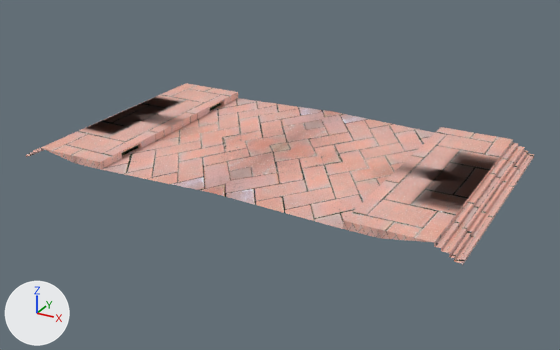
An edit to the OBJ model Project/models/road/road.obj, drawn before and after from the same camera.
Both versions are drawn from a 50 mm camera at (17.0, -30.9, 14.2) aimed at (0.2, -0.4, -1.1). Arrows for +X, +Y and +Z are at lower left; the lights stay in place. Where no turn or scale is listed for an object, it has been applied to the vertices.

The older version as bpy lines, for what is in view:
```python
mat_material_001 = bpy.data.materials.new('Material.001')
mat_material_001.use_nodes = True; mat_material_001.node_tree.nodes.clear()
_N = mat_material_001.node_tree.nodes; _L = mat_material_001.node_tree.links
n0 = _N.new('ShaderNodeBsdfPrincipled'); n0.name = 'Principled BSDF'
n0.inputs[2].default_value = 0.526  # 'Roughness'
n1 = _N.new('ShaderNodeOutputMaterial'); n1.name = 'Material Output'
n2 = _N.new('ShaderNodeTexImage'); n2.name = 'Image Texture'
n2.image = img_texture_of_red_bricks_structure_road_ingvar_bjork_jpg
n3 = _N.new('ShaderNodeTexImage'); n3.name = 'Image Texture.001'
n3.image = img_texture_of_red_bricks_structure_road_ingvar_bjork_spec_png
_L.new(n2.outputs[0], n0.inputs[0])  # 'Color' to 'Base Color'
_L.new(n3.outputs[0], n0.inputs[13])  # 'Color' to 'Specular IOR Level'
_L.new(n0.outputs[0], n1.inputs[0])  # 'BSDF' to 'Surface'
me_plane_plane_001 = bpy.data.meshes.new('Plane_Plane.001')
me_plane_plane_001.from_pydata(...)  # 179 vertices, 86 faces; spans x -10.9..10.9, y -6.0..6.0, z -0.3..0.4
me_plane_plane_001.materials.append(mat_material_001)
ob_plane_plane_001 = bpy.data.objects.new('Plane_Plane.001', me_plane_plane_001)
ob_plane_plane_001.location = (0.0, 0.0, 0.0)
```
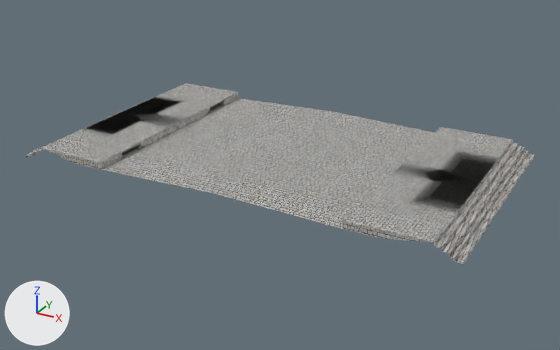
Changed parts and their boxes [x1, y1, x2, y2] in the pictures (560 x 350 px):
'Plane_Plane.001', surface changed (pink to grey)
    both: [26, 83, 534, 266]
part 1 of me_plane_plane_001, surface changed (pink to grey)
    both: [42, 83, 513, 242]

Edits to the bpy script that builds the scene:
```text
Add img_road_jpg:
    img_road_jpg = load_image('road.jpg', 'road.jpg', 512, 513, 'sRGB')
Add img_road_specular_png:
    img_road_specular_png = load_image('road_specular.png', 'road_specular.png', 512, 513, 'sRGB')
Change mat_material_001:
    where n2 = _N.new('ShaderNodeTexImage'); n2.name = 'Image Texture'
    n2.image: img_texture_of_red_bricks_structure_road_ingvar_bjork_jpg -> img_road_jpg
    where n3 = _N.new('ShaderNodeTexImage'); n3.name = 'Image Texture.001'
    n3.image: img_texture_of_red_bricks_structure_road_ingvar_bjork_spec_png -> img_road_specular_png
Change me_plane_plane_001:
    where me_plane_plane_001.from_pydata(...)  # 179 vertices, 86 faces; spans x -10.9..10.9, y -6.0..6.0, z -0.3..0.4
    used by ob_plane_plane_001; location = (0.0, 0.0, 0.0)
    me_plane_plane_001 part 1: texture (UV) coordinates of 12 of 86 faces, centred in x -7.2..7.2, y -3.8..3.8, z 0.1..0.4, changed; they spanned u 0.0..0.97, v 0.0..1.03 and now span u -1.0..1.97, v -0.95..1.97
```
